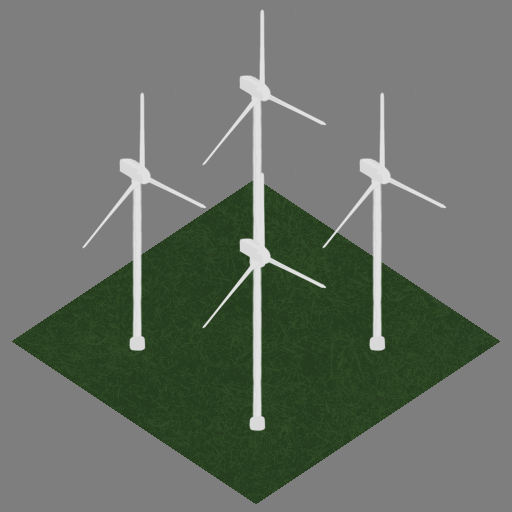
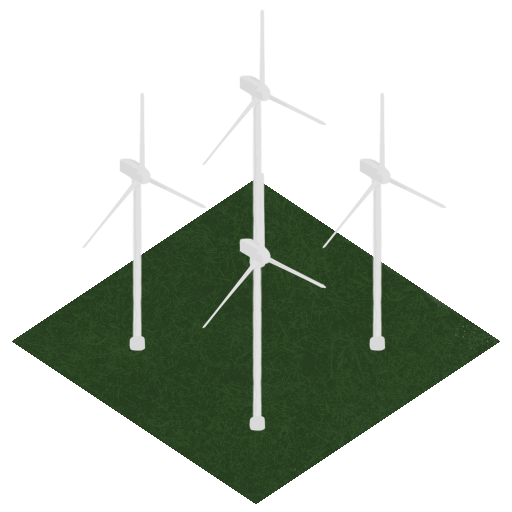
Comparing the layer stacks of the two 512 × 512 images. Changes:
hid "Layer 3" over left=0, top=0, right=512, bottom=512
